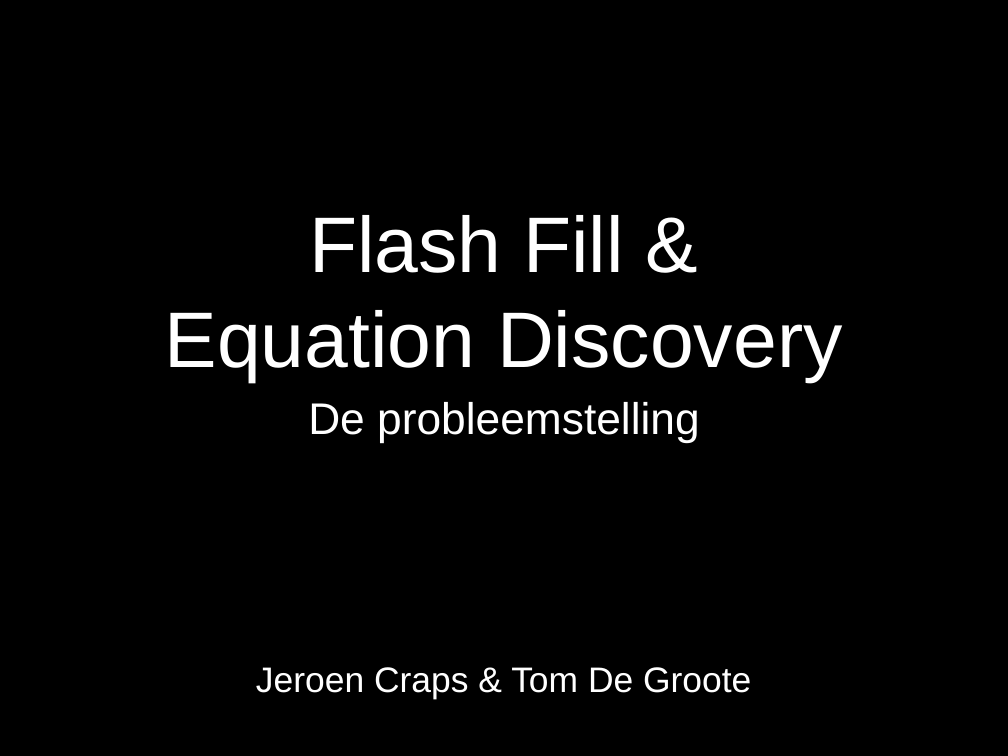
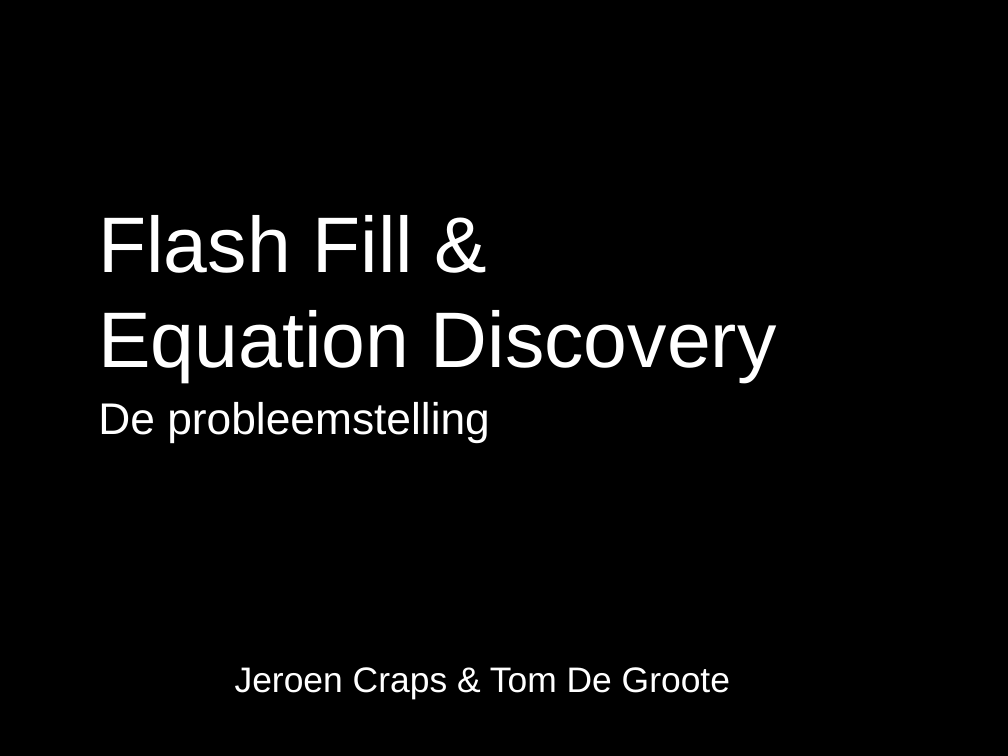
Before and after one commit to TomDeGroote/Bachelorproef, a slide deck: slide 1 of Probleemstelling/Presentatie/Probleemstelling.pptx. Drawn at 1008x756 pixels with LibreOffice and Linux fonts; fonts in the diff are those of the drawing. Boxes give left, top, right and bottom in pixels: in the first picture for what was removed or moved away, otherwise in the second. Text is boxed around its words. In the diff, an @@ line names an element or a change of style, - is before the commit and + after.

```diff
--- a/Probleemstelling/Presentatie/Probleemstelling.pptx
+++ b/Probleemstelling/Presentatie/Probleemstelling.pptx
@@ alignment centre to left in 3 elements at <box>235,667,730,700</box>, <box>98,215,777,382</box>, <box>98,402,490,442</box> @@
@@ text "Jeroen Craps & Tom De ...": place and size @@
-text "Jeroen Craps & Tom De ..." at <box>256,667,751,700</box>
+text "Jeroen Craps & Tom De ..." at <box>235,667,730,700</box>
```
Also in this commit, not shown: 3 other slides changed, 3 other files.
